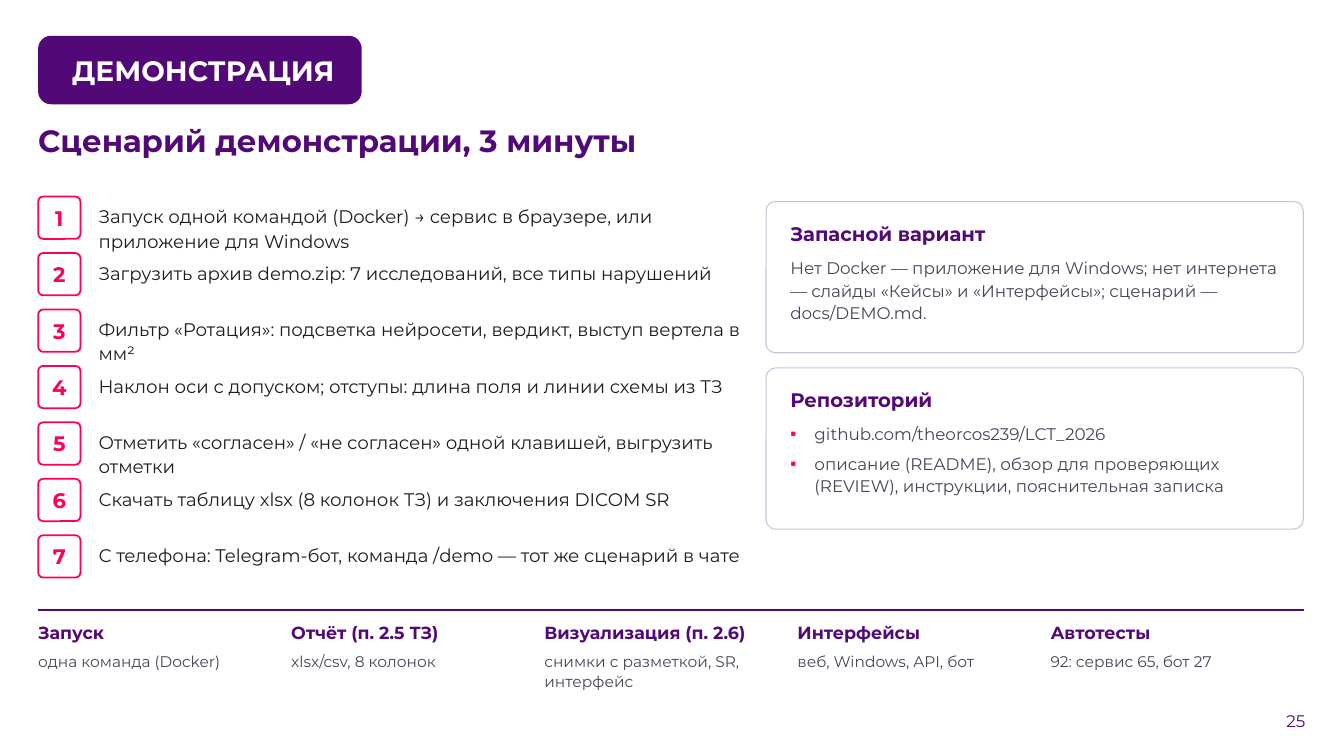
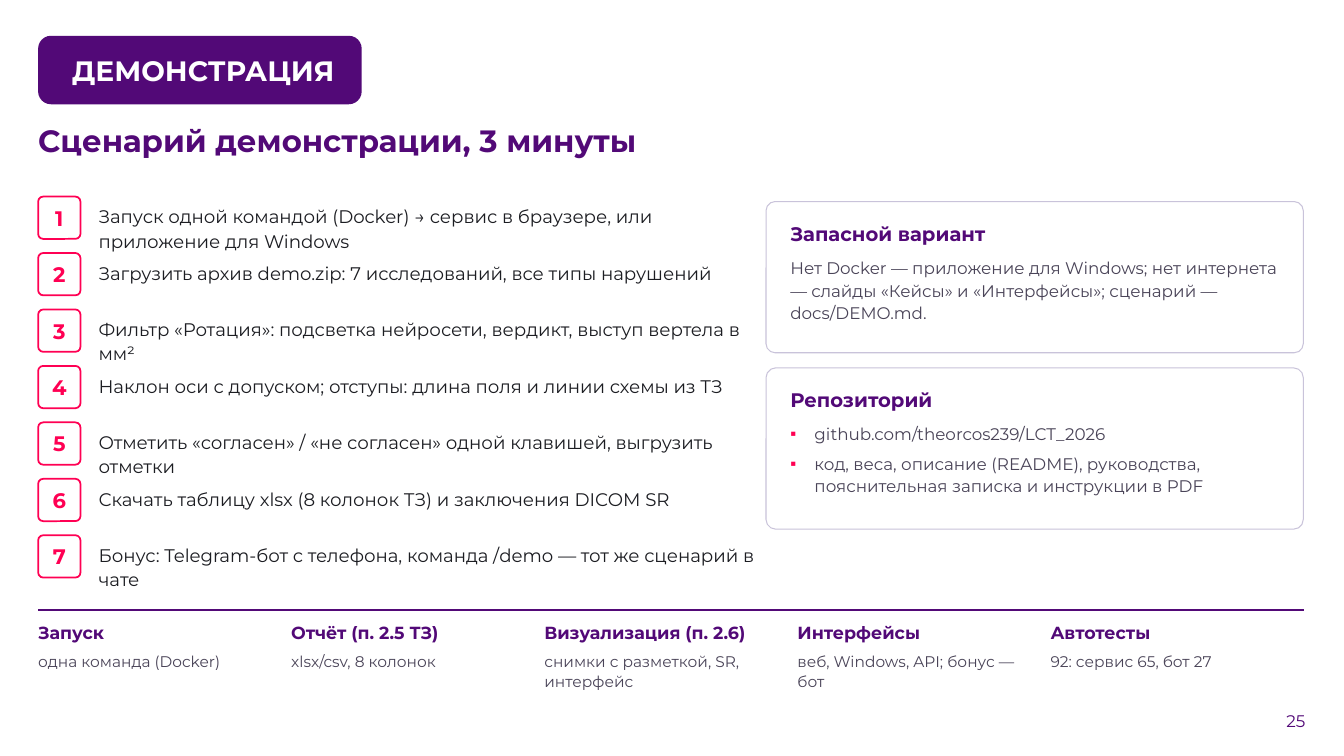
Before and after one commit to theorcos239/LCT_2026, a slide deck: slide 25 of docs/presentation/DXA_QC_pitch.pptx. Drawn at 1344x756 pixels with LibreOffice and Linux fonts; fonts in the diff are those of the drawing; background and template pictures are left out. Boxes give left, top, right and bottom in pixels: in the first picture for what was removed or moved away, otherwise in the second. Text is boxed around its words. In the diff, an @@ line names an element or a change of style, - is before the commit and + after.

```diff
--- a/docs/presentation/DXA_QC_pitch.pptx
+++ b/docs/presentation/DXA_QC_pitch.pptx
@@ text at (x1=814, y1=457, x2=1203, y2=496): text changed @@
-▪ описание (README), обзор для проверяющих (REVIEW), инструкции, пояснительная записка
+▪ код, веса, описание (README), руководства, пояснительная записка и инструкции в PDF
@@ text at (x1=99, y1=546, x2=754, y2=586): text changed @@
-С телефона: Telegram-бот, команда /demo — тот же сценарий в чате
+Бонус: Telegram-бот с телефона, команда /demo — тот же сценарий в чате
@@ text at (x1=797, y1=655, x2=994, y2=687): text changed @@
-веб, Windows, API, бот
+веб, Windows, API; бонус — бот
```
Also in this commit, not shown: 10 other slides changed, 1 slide added, 1 slide removed, 12 other files.
